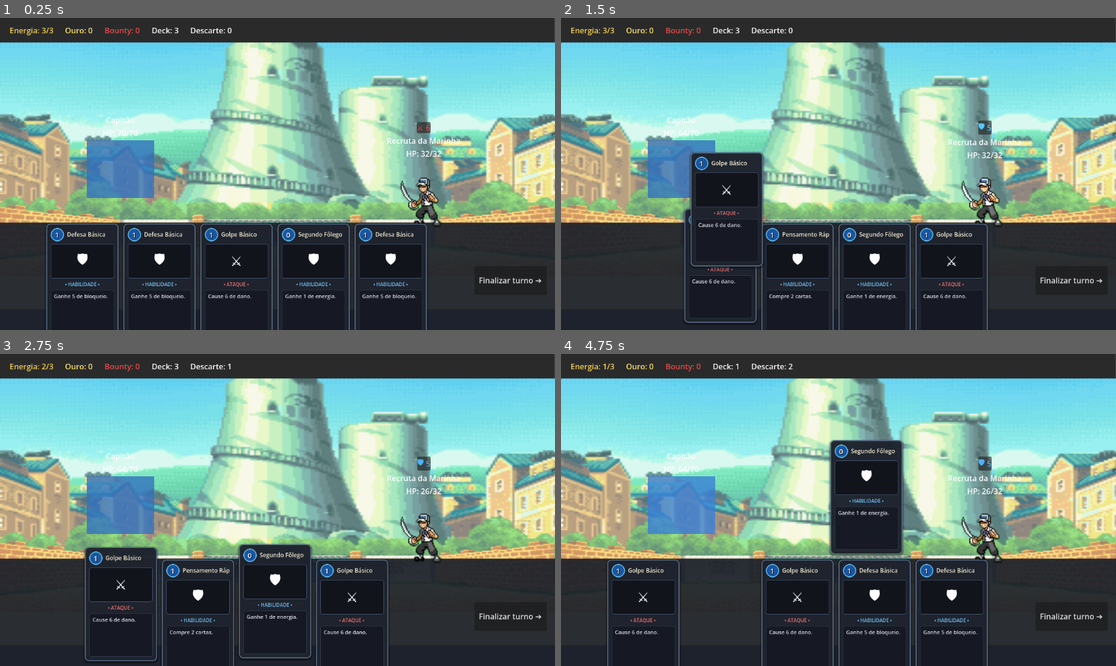
Above: before the commit, frames 1-4 (two rows, left to right).
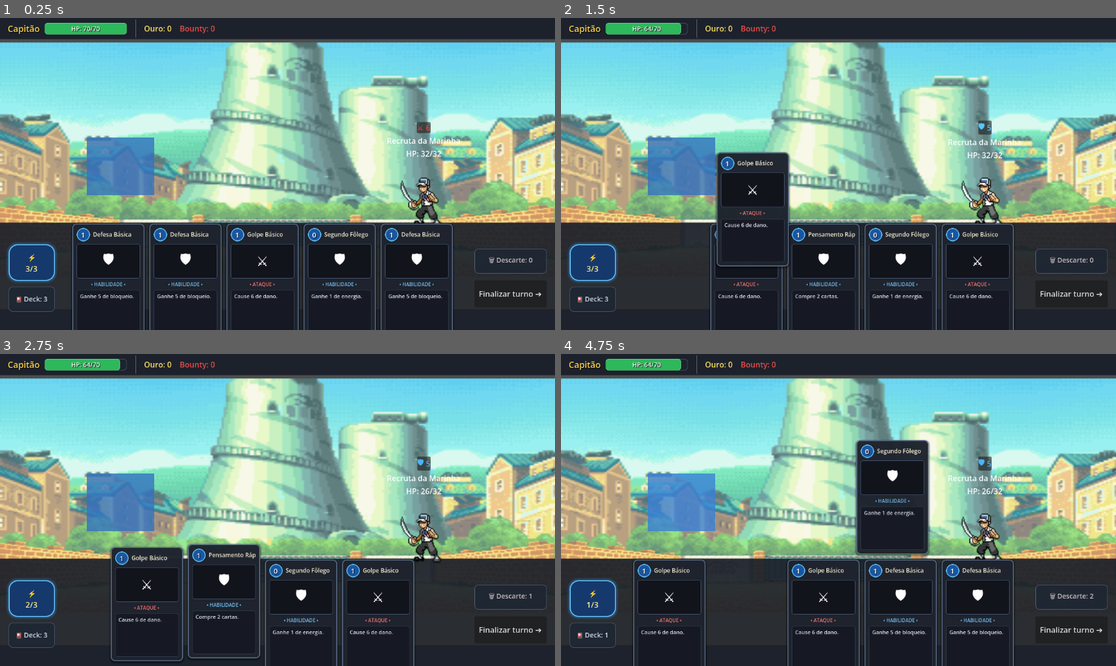
Above: after the commit, the same moments.

Repository: diogoasp/grand-voyage-deckbuilder
Game: Godot game, scene res://scenes/combat/CombatScene.tscn
Two runs of this game, one before a commit and one after it. Both use one fixed random seed, a clock stepped at 60 frames per second and the inputs below. This scene is started directly instead of the project's main scene.
Inputs (mouse positions are in pixels of both pictures, inside the frame that each line leads up to):
- Up to frame 1 (0.25 s): no input
- Up to frame 2 (1.5 s): click "Finalizar turno ➔" at 0.5 s; drag from (644, 280) to (894, 105) at 1.27 s
- Up to frame 3 (2.75 s): drag from (122, 616) to (249, 572) at 2.02 s
- Up to frame 4 (4.75 s): move the mouse to (760, 616) at 2.77 s; click (760, 616) at 2.92 s; drag from (644, 616) to (672, 463) at 3.52 s; drag from (721, 616) to (866, 510) at 4.27 s

The runs differ from the first frame. In frame 1, 9.0% of the frame differs, in the area x 0-100%, y 0-100%; in frame 2, 10%; in frame 3, 9.5%; in frame 4, 13%.

Commit message:
Fix config button position

Diff:
--- a/scenes/combat/CombatScene.tscn
+++ b/scenes/combat/CombatScene.tscn
@@ -4,6 +4,30 @@
 [ext_resource type="Texture2D" uid="uid://bd5kcqgtcftvk" path="res://assets/art/Marine_Swordsman_1_-removebg-preview.png" id="2_2ussv"]
 [ext_resource type="Texture2D" uid="uid://bou1ouens75dm" path="res://assets/art/Boss 1 Morgan_bg.png" id="2_gvrxc"]
 [ext_resource type="Texture2D" uid="uid://crgr6k283tg4y" path="res://assets/art/Boss 1 Morgan_bg_front.png" id="3_i18os"]
+
+[sub_resource type="StyleBoxFlat" id="StyleBoxFlat_hp_bg"]
+bg_color = Color(0.12, 0.14, 0.18, 0.9)
+border_width_left = 1
+border_width_top = 1
+border_width_right = 1
+border_width_bottom = 1
+border_color = Color(0.3, 0.35, 0.45, 1)
+corner_radius_top_left = 6
+corner_radius_top_right = 6
+corner_radius_bottom_right = 6
+corner_radius_bottom_left = 6
+
+[sub_resource type="StyleBoxFlat" id="StyleBoxFlat_hp_fill"]
+bg_color = Color(0.18, 0.72, 0.36, 1)
+border_width_left = 1
+border_width_top = 1
+border_width_right = 1
+border_width_bottom = 1
+border_color = Color(0.35, 0.9, 0.5, 1)
+corner_radius_top_left = 5
+corner_radius_top_right = 5
+corner_radius_bottom_right = 5
+corner_radius_bottom_left = 5
 
 [sub_resource type="AtlasTexture" id="AtlasTexture_0x2iq"]
 atlas = ExtResource("2_2ussv")
@@ -34,6 +58,32 @@
 "speed": 3.0
 }]
 
+[sub_resource type="StyleBoxFlat" id="StyleBoxFlat_energy_orb"]
+bg_color = Color(0.08, 0.22, 0.42, 0.95)
+border_width_left = 2
+border_width_top = 2
+border_width_right = 2
+border_width_bottom = 2
+border_color = Color(0.4, 0.8, 1, 1)
+corner_radius_top_left = 18
+corner_radius_top_right = 18
+corner_radius_bottom_right = 18
+corner_radius_bottom_left = 18
+shadow_color = Color(0.2, 0.6, 1, 0.35)
+shadow_size = 6
+
+[sub_resource type="StyleBoxFlat" id="StyleBoxFlat_pile_card"]
+bg_color = Color(0.12, 0.15, 0.2, 0.92)
+border_width_left = 1
+border_width_top = 1
+border_width_right = 1
+border_width_bottom = 1
+border_color = Color(0.3, 0.38, 0.48, 1)
+corner_radius_top_left = 8
+corner_radius_top_right = 8
+corner_radius_bottom_right = 8
+corner_radius_bottom_left = 8
+
 [node name="CombatScene" type="Control" unique_id=1447061713]
 layout_mode = 3
 anchors_preset = 0
@@ -41,11 +91,13 @@
 offset_bottom = 720.0
 script = ExtResource("1_cetgp")
 
-[node name="ColorRect" type="ColorRect" parent="." unique_id=1163839127]
-layout_mode = 0
-offset_right = 1151.0
-offset_bottom = 150.0
-color = Color(0.16543144, 0.16543144, 0.16543144, 1)
+[node name="TopBarBackground" type="ColorRect" parent="." unique_id=1163839127]
+layout_mode = 1
+anchors_preset = 10
+anchor_right = 1.0
+offset_bottom = 44.0
+grow_horizontal = 2
+color = Color(0.1, 0.12, 0.16, 0.95)
 
 [node name="Boss1MorganBg" type="Sprite2D" parent="." unique_id=1623098963]
 position = Vector2(577, 328)
@@ -59,16 +111,65 @@
 
 [node name="TopBar" type="HBoxContainer" parent="." unique_id=481716624]
 layout_mode = 0
-offset_left = 20.0
-offset_right = 1060.0
-offset_bottom = 51.0
-theme_override_constants/separation = 24
-
-[node name="EnergyLabel" type="Label" parent="TopBar" unique_id=498130580]
+offset_left = 16.0
+offset_top = 4.0
+offset_right = 1090.0
+offset_bottom = 40.0
+theme_override_constants/separation = 16
+
+[node name="PlayerHUD" type="HBoxContainer" parent="TopBar" unique_id=198302194]
+layout_mode = 2
+theme_override_constants/separation = 10
+
+[node name="PlayerNameLabel" type="Label" parent="TopBar/PlayerHUD" unique_id=1006205033]
 layout_mode = 2
 theme_override_colors/font_color = Color(1, 0.85, 0.3, 1)
-text = "Energia: 3/3"
-vertical_alignment = 1
+theme_override_colors/font_shadow_color = Color(0, 0, 0, 0.8)
+theme_override_constants/shadow_offset_x = 1
+theme_override_constants/shadow_offset_y = 1
+theme_override_font_sizes/font_size = 18
+text = "Capitão"
+vertical_alignment = 1
+
+[node name="PlayerHPContainer" type="HBoxContainer" parent="TopBar/PlayerHUD" unique_id=1764902482]
+layout_mode = 2
+theme_override_constants/separation = 6
+alignment = 1
+
+[node name="PlayerHPBar" type="ProgressBar" parent="TopBar/PlayerHUD/PlayerHPContainer" unique_id=208394812]
+custom_minimum_size = Vector2(170, 24)
+layout_mode = 2
+size_flags_vertical = 4
+theme_override_styles/background = SubResource("StyleBoxFlat_hp_bg")
+theme_override_styles/fill = SubResource("StyleBoxFlat_hp_fill")
+value = 100.0
+show_percentage = false
+
+[node name="PlayerHPLabel" type="Label" parent="TopBar/PlayerHUD/PlayerHPContainer/PlayerHPBar" unique_id=1764902483]
+layout_mode = 1
+anchors_preset = 15
+anchor_right = 1.0
+anchor_bottom = 1.0
+grow_horizontal = 2
+grow_vertical = 2
+theme_override_colors/font_shadow_color = Color(0, 0, 0, 0.8)
+theme_override_constants/shadow_offset_x = 1
+theme_override_constants/shadow_offset_y = 1
+theme_override_font_sizes/font_size = 13
+text = "HP: 60/60"
+horizontal_alignment = 1
+vertical_alignment = 1
+
+[node name="PlayerBlockBadge" type="Label" parent="TopBar/PlayerHUD/PlayerHPContainer" unique_id=1764902484]
+visible = false
+layout_mode = 2
+theme_override_colors/font_color = Color(0.4, 0.85, 1, 1)
+theme_override_font_sizes/font_size = 15
+text = "🛡 0"
+vertical_alignment = 1
+
+[node name="Separator" type="VSeparator" parent="TopBar" unique_id=184918231]
+layout_mode = 2
 
 [node name="GoldLabel" type="Label" parent="TopBar" unique_id=1263058213]
 layout_mode = 2
@@ -80,16 +181,6 @@
 layout_mode = 2
 theme_override_colors/font_color = Color(0.9, 0.3, 0.3, 1)
 text = "Bounty: 0"
-vertical_alignment = 1
-
-[node name="DrawPileLabel" type="Label" parent="TopBar" unique_id=1259792803]
-layout_mode = 2
-text = "Deck: 0"
-vertical_alignment = 1
-
-[node name="DiscardPileLabel" type="Label" parent="TopBar" unique_id=253655563]
-layout_mode = 2
-text = "Descarte: 0"
 vertical_alignment = 1
 
 [node name="ColorRect2" type="ColorRect" parent="." unique_id=1042119628]
@@ -145,25 +236,7 @@
 offset_top = 200.0
 offset_right = 320.0
 offset_bottom = 420.0
-
-[node name="PlayerNameLabel" type="Label" parent="PlayerArea" unique_id=1006205033]
-layout_mode = 2
-horizontal_alignment = 1
-
-[node name="PlayerHPContainer" type="HBoxContainer" parent="PlayerArea" unique_id=1764902482]
-layout_mode = 2
-theme_override_constants/separation = 8
-alignment = 1
-
-[node name="PlayerHPLabel" type="Label" parent="PlayerArea/PlayerHPContainer" unique_id=1764902483]
-layout_mode = 2
-text = "HP: 60/60"
-
-[node name="PlayerBlockBadge" type="Label" parent="PlayerArea/PlayerHPContainer" unique_id=1764902484]
-visible = false
-layout_mode = 2
-theme_override_colors/font_color = Color(0.4, 0.8, 1, 1)
-text = "🛡 0"
+alignment = 1
 
 [node name="PlayerPlaceholder" type="ColorRect" parent="PlayerArea" unique_id=1194753351]
 custom_minimum_size = Vector2(110, 120)
@@ -175,21 +248,94 @@
 theme_override_constants/separation = 4
 alignment = 1
 
+[node name="LeftHUD" type="VBoxContainer" parent="." unique_id=1582910471]
+layout_mode = 0
+offset_left = 18.0
+offset_top = 445.0
+offset_right = 114.0
+offset_bottom = 635.0
+theme_override_constants/separation = 12
+alignment = 1
+
+[node name="EnergyContainer" type="PanelContainer" parent="LeftHUD" unique_id=892304195]
+custom_minimum_size = Vector2(96, 76)
+layout_mode = 2
+theme_override_styles/panel = SubResource("StyleBoxFlat_energy_orb")
+
+[node name="EnergyVBox" type="VBoxContainer" parent="LeftHUD/EnergyContainer" unique_id=129847192]
+layout_mode = 2
+theme_override_constants/separation = 0
+alignment = 1
+
+[node name="EnergyIcon" type="Label" parent="LeftHUD/EnergyContainer/EnergyVBox" unique_id=192837194]
+layout_mode = 2
+theme_override_colors/font_color = Color(0.4, 0.85, 1, 1)
+theme_override_font_sizes/font_size = 18
+text = "⚡"
+horizontal_alignment = 1
+
+[node name="EnergyLabel" type="Label" parent="LeftHUD/EnergyContainer/EnergyVBox" unique_id=498130580]
+layout_mode = 2
+theme_override_colors/font_color = Color(1, 0.95, 0.6, 1)
+theme_override_font_sizes/font_size = 16
+text = "3/3"
+horizontal_alignment = 1
+
+[node name="DeckContainer" type="PanelContainer" parent="LeftHUD" unique_id=749182341]
+custom_minimum_size = Vector2(96, 52)
+layout_mode = 2
+theme_override_styles/panel = SubResource("StyleBoxFlat_pile_card")
+
+[node name="DeckVBox" type="VBoxContainer" parent="LeftHUD/DeckContainer" unique_id=891238472]
+layout_mode = 2
+theme_override_constants/separation = 0
+alignment = 1
+
+[node name="DrawPileLabel" type="Label" parent="LeftHUD/DeckContainer/DeckVBox" unique_id=1259792803]
+layout_mode = 2
+theme_override_colors/font_color = Color(0.85, 0.9, 0.95, 1)
+theme_override_font_sizes/font_size = 14
+text = "🎴 Deck: 0"
+horizontal_alignment = 1
+
 [node name="HandArea" type="HBoxContainer" parent="." unique_id=767289767]
 layout_mode = 0
-offset_left = 16.0
+offset_left = 124.0
 offset_top = 426.0
 offset_right = 970.0
 offset_bottom = 648.0
 theme_override_constants/separation = 6
 alignment = 1
 
-[node name="EndTurnButton" type="Button" parent="." unique_id=352398968]
+[node name="RightHUD" type="VBoxContainer" parent="." unique_id=1849102834]
 layout_mode = 0
 offset_left = 985.0
-offset_top = 515.0
+offset_top = 450.0
 offset_right = 1135.0
-offset_bottom = 575.0
+offset_bottom = 630.0
+theme_override_constants/separation = 14
+alignment = 1
+
+[node name="DiscardContainer" type="PanelContainer" parent="RightHUD" unique_id=892347102]
+custom_minimum_size = Vector2(150, 52)
+layout_mode = 2
+theme_override_styles/panel = SubResource("StyleBoxFlat_pile_card")
+
+[node name="DiscardVBox" type="VBoxContainer" parent="RightHUD/DiscardContainer" unique_id=481923719]
+layout_mode = 2
+theme_override_constants/separation = 0
+alignment = 1
+
+[node name="DiscardPileLabel" type="Label" parent="RightHUD/DiscardContainer/DiscardVBox" unique_id=253655563]
+layout_mode = 2
+theme_override_colors/font_color = Color(0.8, 0.75, 0.75, 1)
+theme_override_font_sizes/font_size = 14
+text = "🗑 Descarte: 0"
+horizontal_alignment = 1
+
+[node name="EndTurnButton" type="Button" parent="RightHUD" unique_id=352398968]
+custom_minimum_size = Vector2(150, 56)
+layout_mode = 2
 theme_override_font_sizes/font_size = 16
 text = "Finalizar turno ➔"
 
--- a/scenes/combat/combat_scene.gd
+++ b/scenes/combat/combat_scene.gd
@@ -7,17 +7,22 @@
 const CARD_SLOT_SIZE: Vector2 = Vector2(154, 220)
 
 @onready var player_area: Control = $PlayerArea
-@onready var player_name_label: Label = $PlayerArea/PlayerNameLabel
-@onready var player_hp_label: Label = $PlayerArea/PlayerHPContainer/PlayerHPLabel
-@onready var player_block_badge: Label = $PlayerArea/PlayerHPContainer/PlayerBlockBadge
 @onready var player_placeholder: ColorRect = $PlayerArea/PlayerPlaceholder
 @onready var player_status_container: HBoxContainer = $PlayerArea/PlayerStatusContainer
 
-@onready var energy_label: Label = $TopBar/EnergyLabel
-@onready var draw_pile_label: Label = $TopBar/DrawPileLabel
-@onready var discard_pile_label: Label = $TopBar/DiscardPileLabel
+@onready var top_bar: HBoxContainer = $TopBar
+@onready var player_hud: HBoxContainer = $TopBar/PlayerHUD
+@onready var player_name_label: Label = $TopBar/PlayerHUD/PlayerNameLabel
+@onready var player_hp_bar: ProgressBar = $TopBar/PlayerHUD/PlayerHPContainer/PlayerHPBar
+@onready var player_hp_label: Label = $TopBar/PlayerHUD/PlayerHPContainer/PlayerHPBar/PlayerHPLabel
+@onready var player_block_badge: Label = $TopBar/PlayerHUD/PlayerHPContainer/PlayerBlockBadge
+
 @onready var gold_label: Label = $TopBar/GoldLabel
 @onready var bounty_label: Label = $TopBar/BountyLabel
+
+@onready var energy_label: Label = $LeftHUD/EnergyContainer/EnergyVBox/EnergyLabel
+@onready var draw_pile_label: Label = $LeftHUD/DeckContainer/DeckVBox/DrawPileLabel
+@onready var discard_pile_label: Label = $RightHUD/DiscardContainer/DiscardVBox/DiscardPileLabel
 
 @onready var enemy_area: VBoxContainer = $EnemyArea
 @onready var enemy_intent_container: HBoxContainer = $EnemyArea/EnemyIntentContainer
@@ -27,7 +32,7 @@
 @onready var enemy_sprite: AnimatedSprite2D = $EnemyArea/EnemySprite
 
 @onready var hand_area: HBoxContainer = $HandArea
-@onready var end_turn_button: Button = $EndTurnButton
+@onready var end_turn_button: Button = $RightHUD/EndTurnButton
 
 @onready var result_panel: PanelContainer = $ResultPanel
 @onready var result_title_label: Label = $ResultPanel/ResultMargin/ResultVBox/ResultTitleLabel
@@ -224,6 +229,8 @@
 func update_ui() -> void:
 	player_name_label.text = player.display_name
 	player_hp_label.text = "HP: %s" % player.get_hp_text()
+	player_hp_bar.max_value = player.max_hp
+	player_hp_bar.value = player.hp
 
 	if player.block > 0:
 		player_block_badge.text = "🛡 %d" % player.block
@@ -240,12 +247,12 @@
 	else:
 		enemy_block_badge.visible = false
 
-	energy_label.text = "Energia: %d/%d" % [
+	energy_label.text = "%d/%d" % [
 		combat_context.energy,
 		combat_context.max_energy
 	]
-	draw_pile_label.text = "Deck: %d" % deck_manager.get_draw_count()
-	discard_pile_label.text = "Descarte: %d" % deck_manager.get_discard_count()
+	draw_pile_label.text = "🎴 Deck: %d" % deck_manager.get_draw_count()
+	discard_pile_label.text = "🗑 Descarte: %d" % deck_manager.get_discard_count()
 	gold_label.text = "Ouro: %d" % GameState.gold
 	bounty_label.text = "Bounty: %d" % GameState.bounty
 
--- a/scenes/run/RunScene.tscn
+++ b/scenes/run/RunScene.tscn
@@ -1,6 +1,18 @@
 [gd_scene format=3]
 
 [ext_resource type="Script" path="res://scripts/run/run_scene.gd" id="1_run"]
+
+[sub_resource type="StyleBoxFlat" id="StyleBoxFlat_settings_btn"]
+bg_color = Color(0.16, 0.2, 0.26, 0.85)
+border_width_left = 1
+border_width_top = 1
+border_width_right = 1
+border_width_bottom = 1
+border_color = Color(0.35, 0.45, 0.55, 1)
+corner_radius_top_left = 6
+corner_radius_top_right = 6
+corner_radius_bottom_right = 6
+corner_radius_bottom_left = 6
 
 [node name="RunScene" type="Control"]
 layout_mode = 3
@@ -24,10 +36,10 @@
 anchors_preset = 1
 anchor_left = 1.0
 anchor_right = 1.0
-offset_left = -60.0
-offset_top = 10.0
-offset_right = -12.0
-offset_bottom = 54.0
+offset_left = -46.0
+offset_top = 4.0
+offset_right = -10.0
+offset_bottom = 40.0
 grow_horizontal = 0
 
 [node name="SettingsButton" type="Button" parent="TopRightUI"]
@@ -38,6 +50,8 @@
 grow_horizontal = 2
 grow_vertical = 2
 tooltip_text = "Configurações e Opções"
+theme_override_styles/normal = SubResource("StyleBoxFlat_settings_btn")
+theme_override_font_sizes/font_size = 17
 text = "⚙"
 
 [node name="SettingsOverlay" type="ColorRect" parent="."]
Not shown, changed: docs/CURRENT_TASK.md
